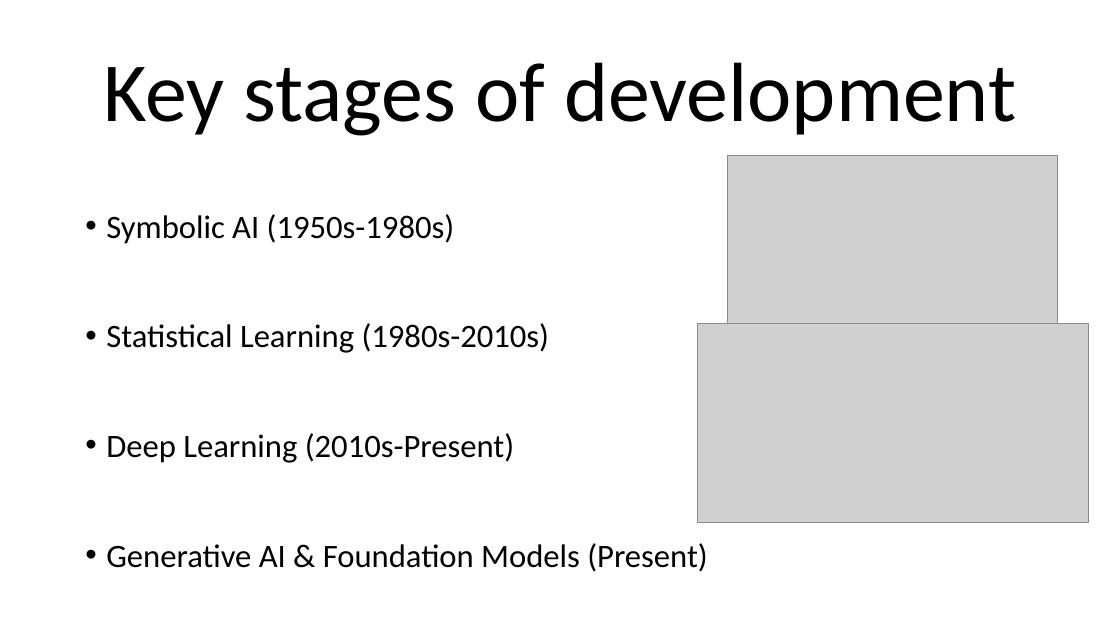
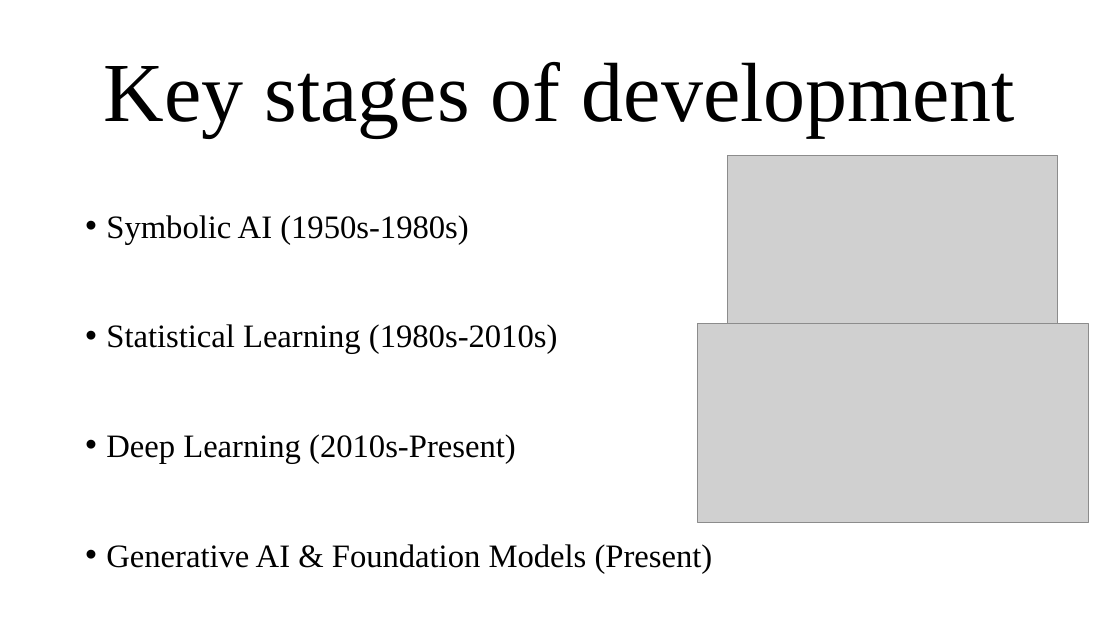
Before and after one commit to KeroDeep/Education, a slide deck: slide 4 of Novosibirsk_State_University/Английский язык/7 семестр/Homework/Digital technologies.pptx. Drawn at 1120x630 pixels with LibreOffice and Linux fonts; fonts in the diff are those of the drawing; grey boxes stand for pictures. Boxes give left, top, right and bottom in pixels: in the first picture for what was removed or moved away, otherwise in the second. Text is boxed around its words. In the diff, an @@ line names an element or a change of style, - is before the commit and + after.

```diff
--- a/Novosibirsk_State_University/Английский язык/7 семестр/Homework/Digital technologies.pptx
+++ b/Novosibirsk_State_University/Английский язык/7 семестр/Homework/Digital technologies.pptx
@@ title "Key stages of development" at (104,62,1015,137): font Calibri to Times New Roman @@
@@ text "Symbolic AI (1950s-1980s)" at (106,215,713,573): font Calibri to Times New Roman @@
```
Also in this commit, not shown: 5 other slides changed, 1 slide added, 7 other files.
